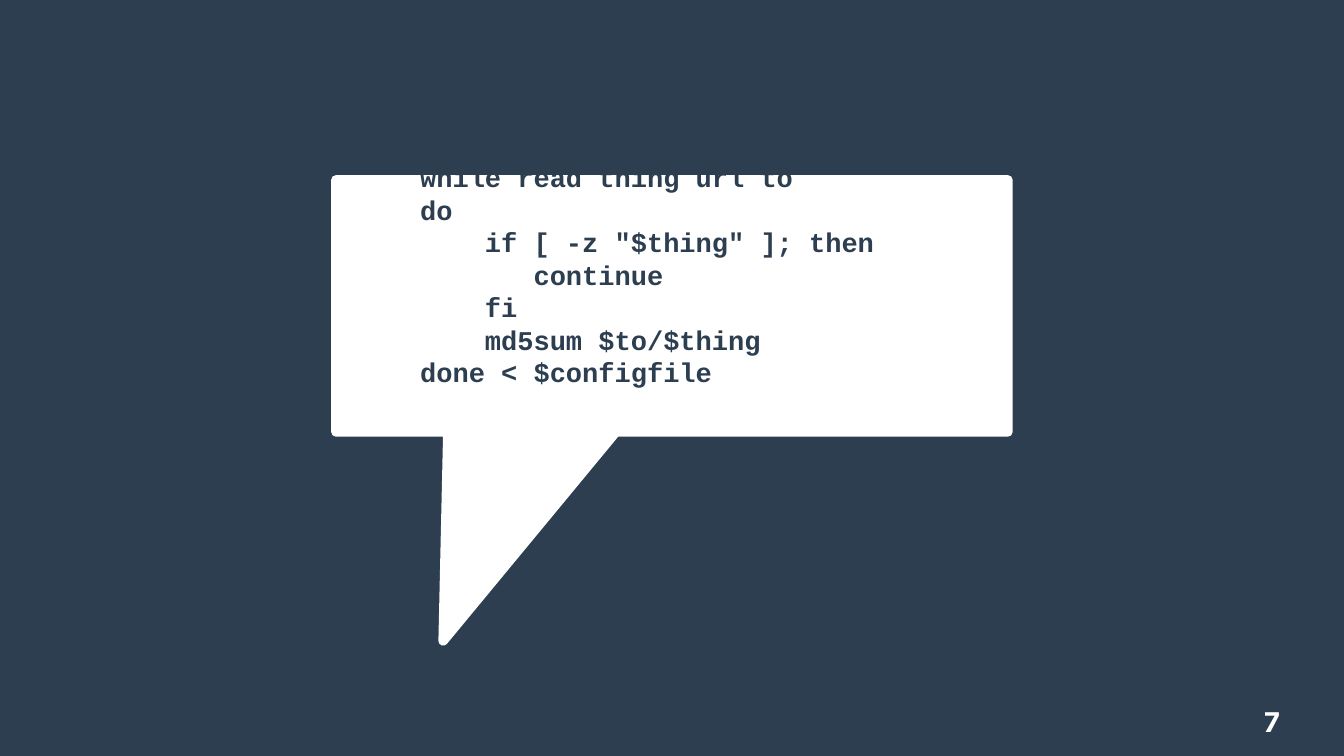
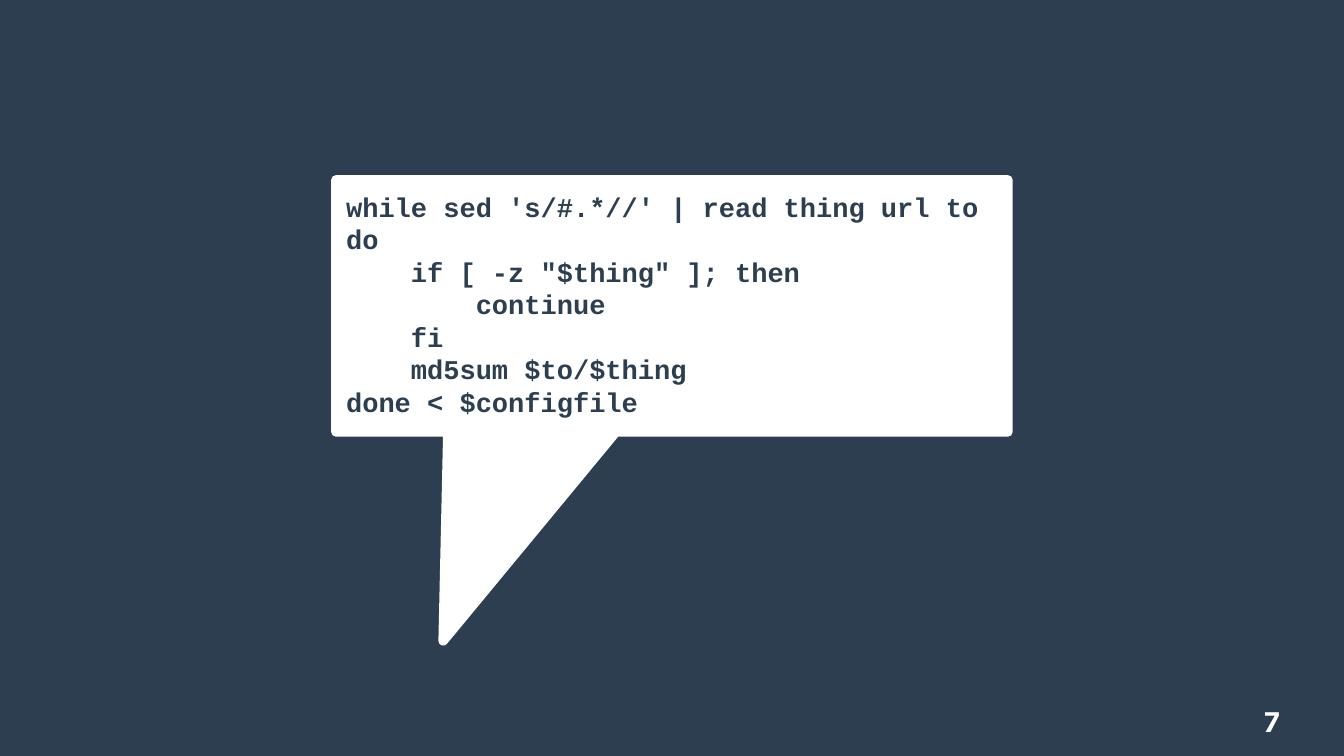
Before and after one commit to briankmatheson/sh-presentation, a slide deck: slide 7 of presentation.odp. Drawn at 1344x756 pixels with LibreOffice and Linux fonts; fonts in the diff are those of the drawing. Boxes give left, top, right and bottom in pixels: in the first picture for what was removed or moved away, otherwise in the second. Text is boxed around its words. In the diff, an @@ line names an element or a change of style, - is before the commit and + after.

```diff
--- a/presentation.odp
+++ b/presentation.odp
@@ title at [346,198,978,418]: text changed @@
-while read thing url to
-do
-if [ -z "$thing" ]; then
-continue
-fi
-md5sum $to/$thing
-done < $configfile
+while sed 's/#.*//' | read thing url to
+do
+if [ -z "$thing" ]; then
+continue
+fi
+md5sum $to/$thing
+done < $configfile
```
Also in this commit, not shown: 4 other slides changed, 2 other files.
